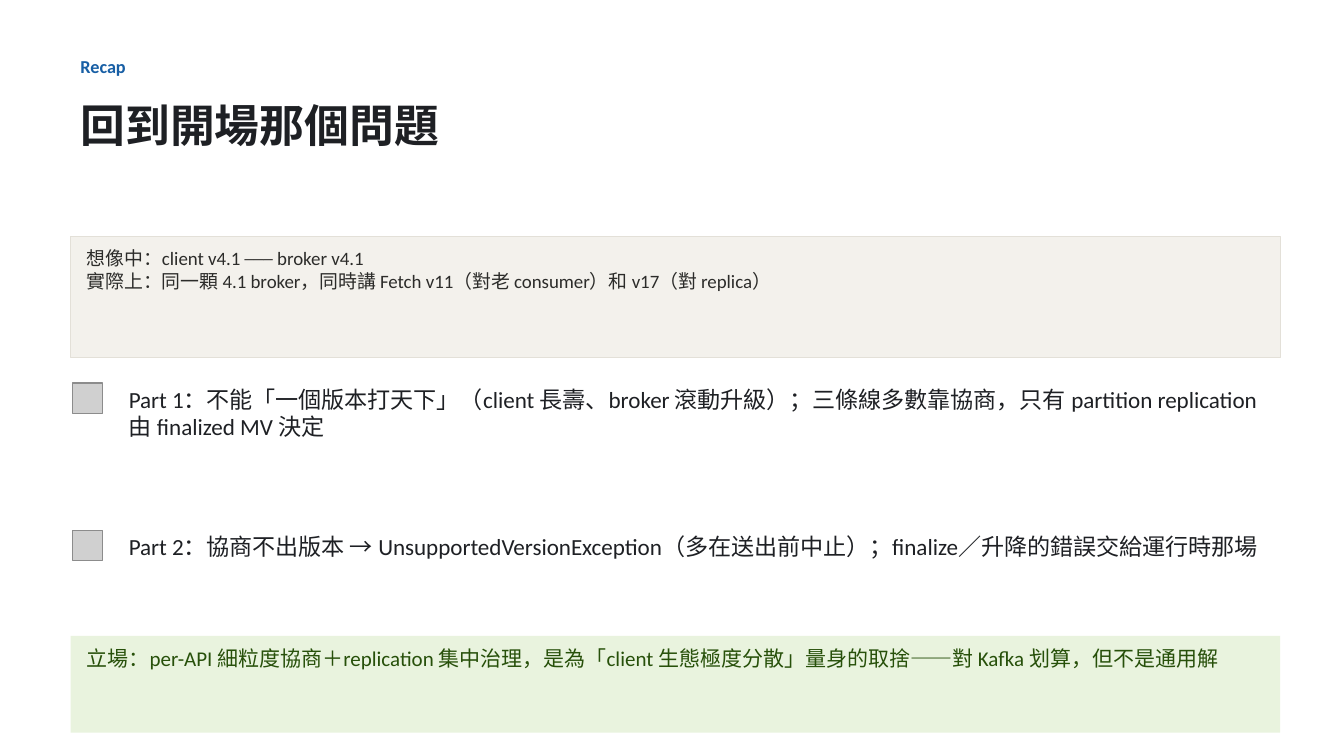
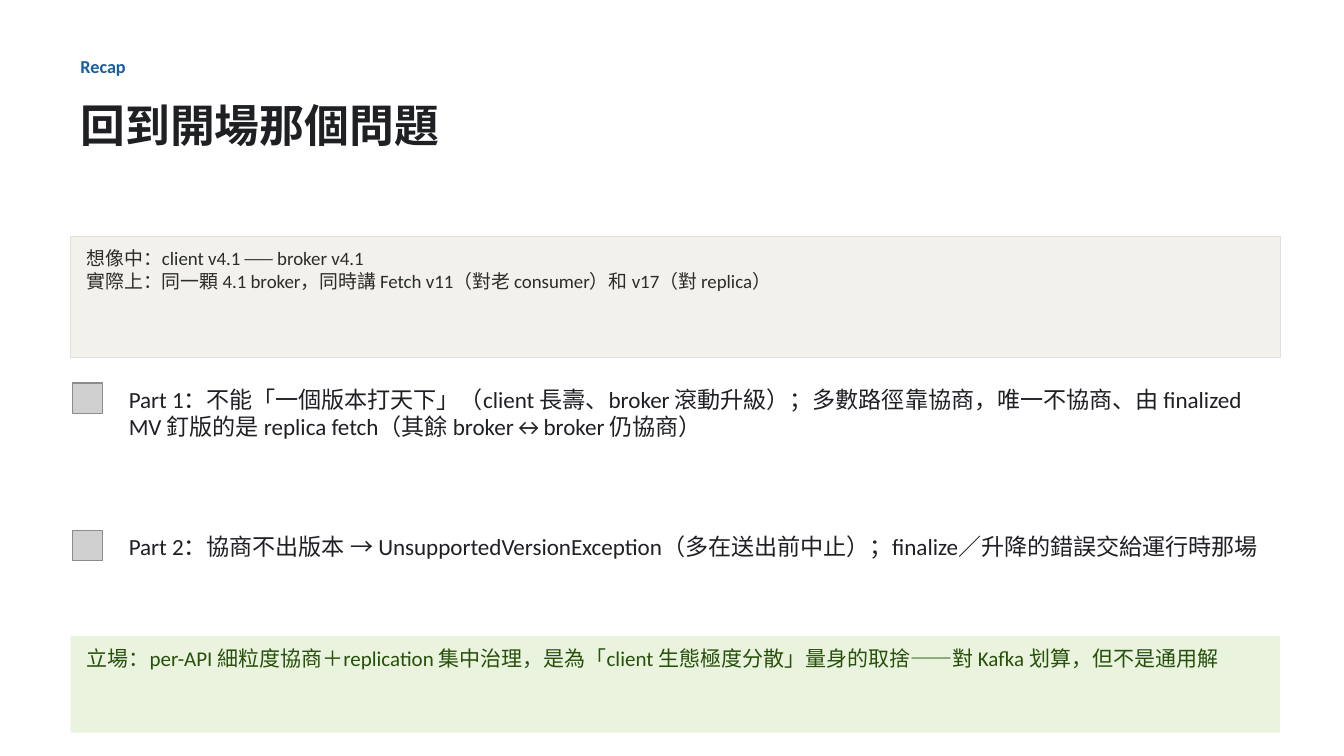
Before and after one commit to unknowntpo/kafka, a slide deck: slide 18 of study/version-control/kafka-version-negotiation.pptx (slide 16 before the commit). Drawn at 1344x756 pixels with LibreOffice and Linux fonts; fonts in the diff are those of the drawing; grey boxes stand for pictures. Boxes give left, top, right and bottom in pixels: in the first picture for what was removed or moved away, otherwise in the second. Text is boxed around its words. In the diff, an @@ line names an element or a change of style, - is before the commit and + after.

Commit message:
study(version-control): 校正協商心智模型（協商 vs MV 釘版，非「broker↔broker 不協商」）＋相容性測試代價 2 張
- 兩 subagent 對 UP commit 查證：唯一不協商的是 replica fetch；txn markers/broker→controller/Raft 皆協商
- 架構(a)/(b)/對照/Recap/SVG 收斂用詞、補 KIP-584 與 txn markers/OffsetsForLeaderEpoch ref
- 新增相容性測試 2 張（308 版 round-trip、22 歷史版本×升級矩陣×25 MV）＋ compat-testing-cost.md
- 代價頁 REF 補 handler 實證（buildResponseSend/version()>=13/MaxBytes default）
- 架構(b) solve 把兩階段歸給 MV 治理通性；compat-forward-backward.md 收 Q1

```diff
--- a/study/version-control/kafka-version-negotiation.pptx
+++ b/study/version-control/kafka-version-negotiation.pptx
@@ text at [129, 388, 1241, 439]: text changed @@
-Part 1：不能「一個版本打天下」（client 長壽、broker 滾動升級）；三條線多數靠協商，只有 partition replication 由 finalized MV 決定
+Part 1：不能「一個版本打天下」（client 長壽、broker 滾動升級）；多數路徑靠協商，唯一不協商、由 finalized MV 釘版的是 replica fetch（其餘 broker↔broker 仍協商）
```
Also in this commit, not shown: 3 other slides changed, 3 slides added, 1 slide removed, 5 other files.
